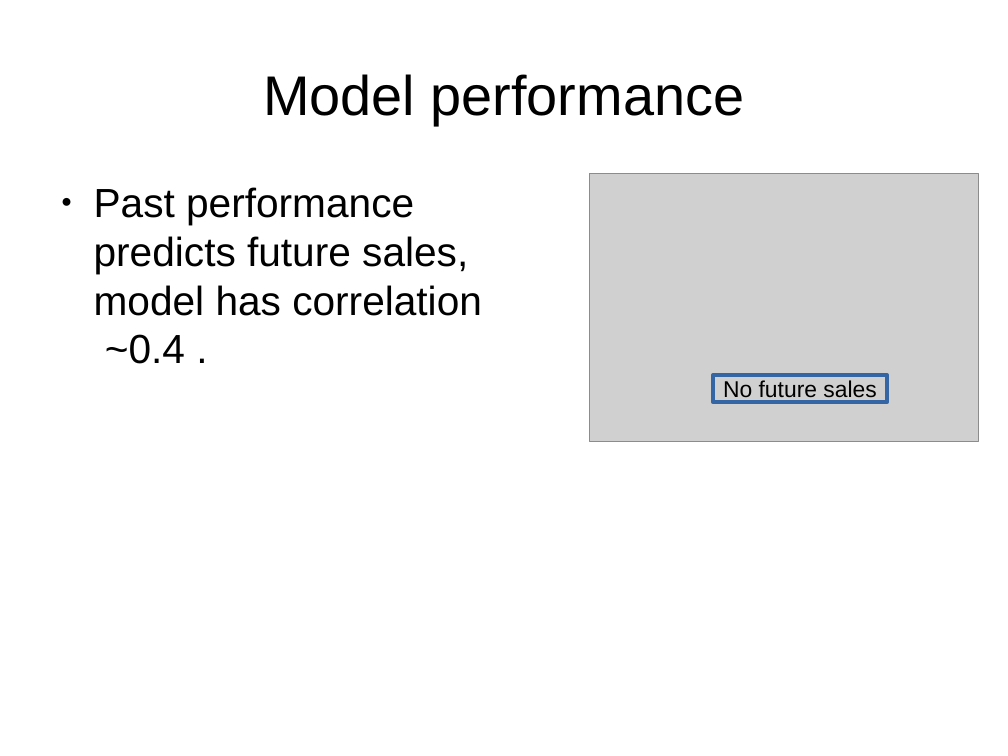
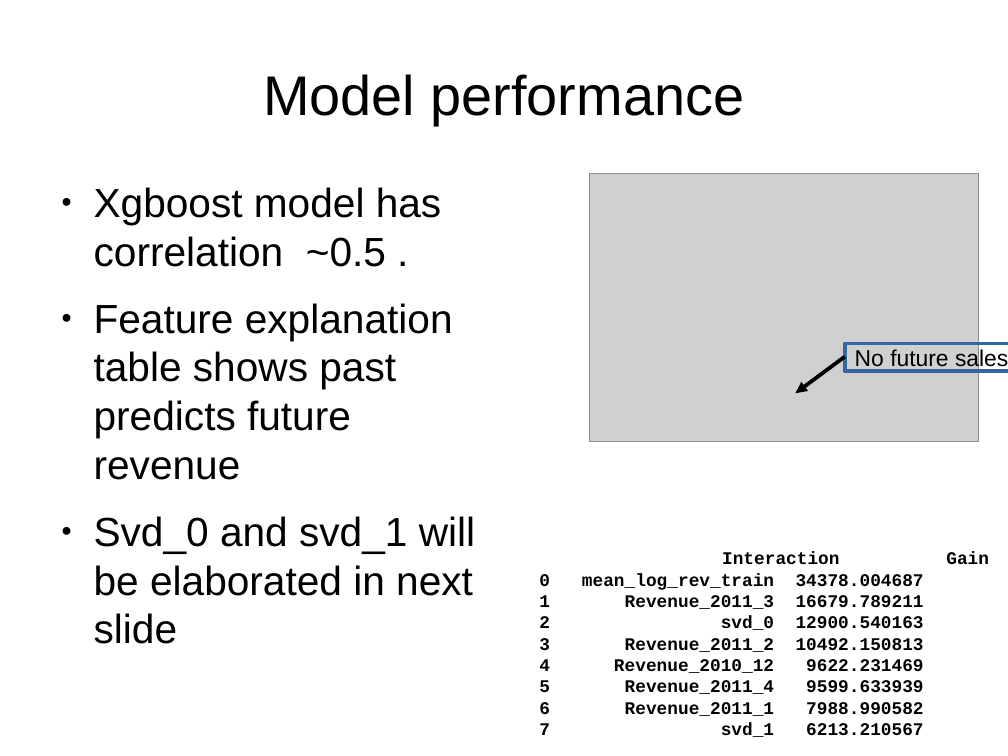
Before and after one commit to leexa90/E-commece-Data-Science, a slide deck: slide 6 of Present.odp. Drawn at 1008x756 pixels with LibreOffice and Linux fonts; fonts in the diff are those of the drawing; grey boxes stand for pictures. Boxes give left, top, right and bottom in pixels: in the first picture for what was removed or moved away, otherwise in the second. Text is boxed around its words. In the diff, an @@ line names an element or a change of style, - is before the commit and + after.

```diff
--- a/Present.odp
+++ b/Present.odp
@@ text at box(94, 187, 475, 596): text changed @@
-● Past performance predicts future sales, model has correlation ~0.4 .
+● Xgboost model has correlation ~0.5 .
+● Feature explanation table shows past predicts future revenue
+● Svd_0 and svd_1 will be elaborated in next slide
@@ arrow added from (845, 357) to (796, 393), #000000 3 pt @@
@@ rectangle "No future sales": place and size @@
-rectangle "No future sales" at box(713, 375, 887, 402)
+rectangle "No future sales" at box(845, 344, 1008, 371)
@@ text added at box(582, 552, 924, 737), 14 pt, text #000000, bold @@
+Interaction Gain
+0 mean_log_rev_train 34378.004687
+1 Revenue_2011_3 16679.789211
+2 svd_0 12900.540163
+3 Revenue_2011_2 10492.150813
+4 Revenue_2010_12 9622.231469
+5 Revenue_2011_4 9599.633939
+6 Revenue_2011_1 7988.990582
+7 svd_1 6213.210567
```
Also in this commit, not shown: 1 slide added, 2 other files.
